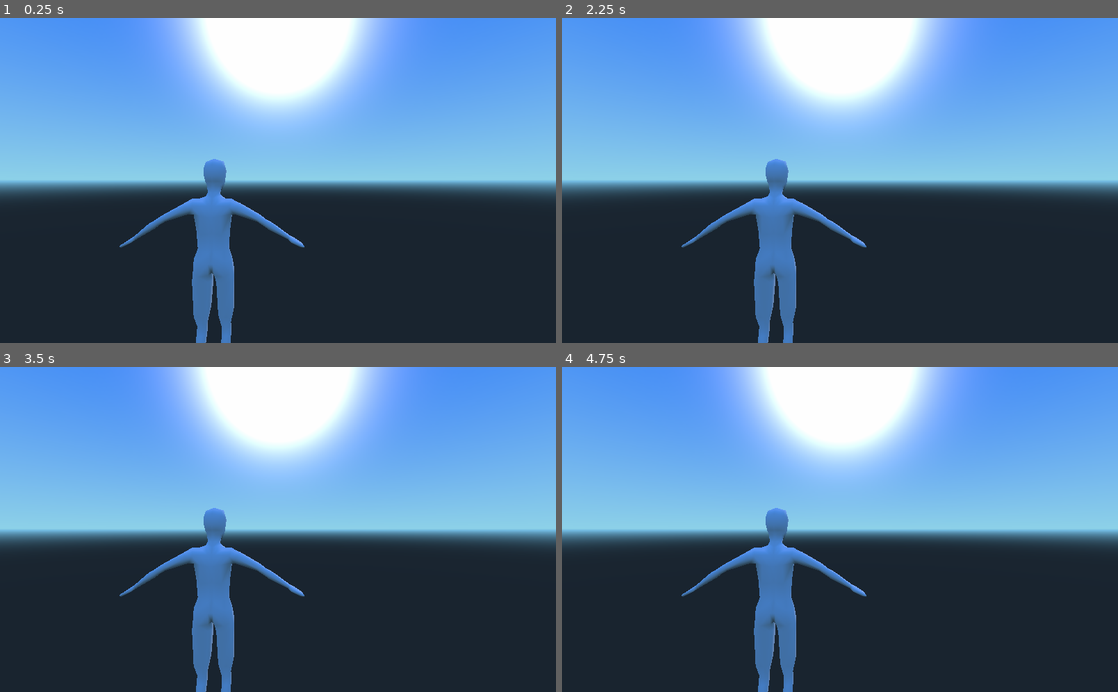
Above: before the commit, frames 1-4 (two rows, left to right).
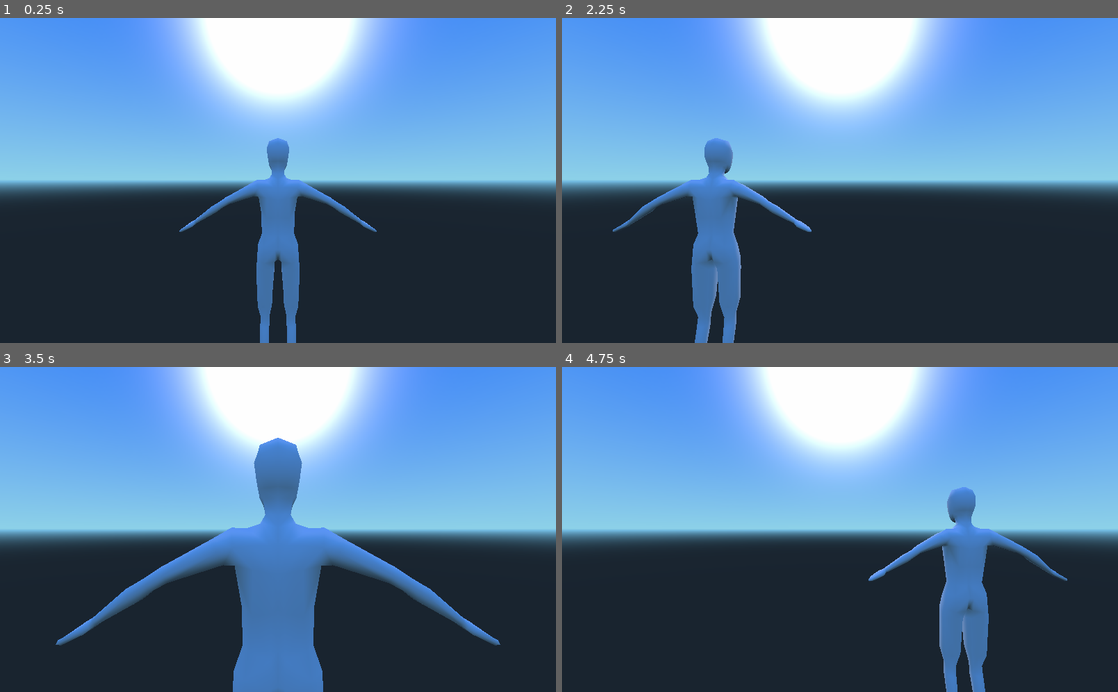
Above: after the commit, the same moments.

Repository: ostoru/gdl-jam
Game: Godot game, scene res://scenes/main.tscn
The game is run twice, just before and just after one commit, with the same random seed, the same clock (stepped at 60 frames per second) and the same inputs.
Inputs (mouse positions are in pixels of both pictures, inside the frame that each line leads up to):
- Up to frame 1 (0.25 s): no input
- Up to frame 2 (2.25 s): tap Enter at 0.5, 2 s; move the mouse to (962, 164) at 0.52 s; hold D (move_right, bound only after the commit) 0.53-1.28 s; tap Space at 1.25 s; move the mouse to (728, 196) at 1.27 s; hold S (move_backwards, bound only after the commit) 1.28-2.03 s; move the mouse to (895, 109) at 2.02 s; hold D (move_right, bound only after the commit) from 2.03 s (still down)
- Up to frame 3 (3.5 s): tap Space at 2.75 s; move the mouse to (250, 594) at 2.77 s; release D (move_right, bound only after the commit) at 2.78 s; hold W (move_forward, bound only after the commit) from 2.78 s (still down)
- Up to frame 4 (4.75 s): tap Enter at 3.5 s; move the mouse to (1006, 578) at 3.52 s; release W (move_forward, bound only after the commit) at 3.53 s; hold A (move_left, bound only after the commit) from 3.53 s (still down); tap Space at 4.25 s; move the mouse to (673, 480) at 4.27 s

The runs differ from the first frame. In frame 1, 7.4% of the frame differs, in the area x 21-68%, y 36-100%; in frame 2, 8.2%; in frame 3, 15%, in the area x 10-90%, y 21-100%; in frame 4, 8.7%.

Commit message:
movement preparations

Diff:
--- a/game/project.godot
+++ b/game/project.godot
@@ -14,6 +14,17 @@
 run/main_scene="res://scenes/main.tscn"
 config/icon="res://icon.png"
 
+[input]
+
+move_left=[ Object(InputEventKey,"resource_local_to_scene":false,"resource_name":"","device":0,"alt":false,"shift":false,"control":false,"meta":false,"command":false,"pressed":false,"scancode":65,"unicode":0,"echo":false,"script":null)
+ ]
+move_right=[ Object(InputEventKey,"resource_local_to_scene":false,"resource_name":"","device":0,"alt":false,"shift":false,"control":false,"meta":false,"command":false,"pressed":false,"scancode":68,"unicode":0,"echo":false,"script":null)
+ ]
+move_forward=[ Object(InputEventKey,"resource_local_to_scene":false,"resource_name":"","device":0,"alt":false,"shift":false,"control":false,"meta":false,"command":false,"pressed":false,"scancode":87,"unicode":0,"echo":false,"script":null)
+ ]
+move_backwards=[ Object(InputEventKey,"resource_local_to_scene":false,"resource_name":"","device":0,"alt":false,"shift":false,"control":false,"meta":false,"command":false,"pressed":false,"scancode":83,"unicode":0,"echo":false,"script":null)
+ ]
+
 [rendering]
 
 environment/default_environment="res://default_env.tres"
--- a/game/scenes/characters/human.gd
+++ b/game/scenes/characters/human.gd
@@ -1,4 +1,36 @@
 extends RigidBody
 
 func _ready():
+	set_process_input(true)
 	pass
+
+
+func _input(event):
+	if event is InputEventMouseMotion:
+		pass
+
+var offset_distance = 0
+func _physics_process(delta):
+	var yaw_offset = Vector3()
+	if Input.is_action_pressed("move_left"):
+		yaw_offset.x = 1
+		offset_distance += .01
+	elif Input.is_action_pressed("move_right"):
+		yaw_offset.x = -1
+		offset_distance += .01
+	else:
+		offset_distance -= .01
+	if Input.is_action_pressed("move_forward"):
+		yaw_offset.z = 1
+		offset_distance += .01
+	elif Input.is_action_pressed("move_backwards"):
+		yaw_offset.z = -1
+		offset_distance += .01
+	else:
+		offset_distance -= .01
+	offset_distance = max(.5,min(.1,offset_distance))
+	yaw_offset = yaw_offset.normalized()
+	$yaw.set_translation(($yaw.get_translation() - yaw_offset) * offset_distance)
+
+func _integrate_forces(state):
+	$yaw.get_global_transform().origin - $".".get_global_transform().origin
--- a/game/scenes/characters/human.tscn
+++ b/game/scenes/characters/human.tscn
@@ -14,7 +14,7 @@
 input_capture_on_drag = false
 collision_layer = 1
 collision_mask = 1
-mode = 0
+mode = 2
 mass = 1.0
 friction = 1.0
 bounce = 0.0
@@ -39,6 +39,7 @@
 
 [node name="col" type="CollisionShape" parent="." index="0"]
 
+editor/display_folded = true
 transform = Transform( 1, 0, 0, 0, -2.98023e-08, 1, 0, -1, -2.98023e-08, 0, 0, 0 )
 shape = SubResource( 1 )
 disabled = false
@@ -47,11 +48,17 @@
 
 transform = Transform( 1, 0, 0, 0, -4.37114e-08, -1, 0, 1, -4.37114e-08, 0, 2.98023e-08, -1 )
 
-[node name="cam base" type="Spatial" parent="." index="1"]
+[node name="yaw" type="Spatial" parent="." index="1"]
 
-transform = Transform( 1, 0, 0, 0, 1, 0, 0, 0, 1, 0.552979, 0.794189, 2 )
+_sections_unfolded = [ "Transform" ]
 
-[node name="Camera" type="Camera" parent="cam base" index="0"]
+[node name="pitch" type="Spatial" parent="yaw" index="0"]
+
+[node name="cam base" type="Spatial" parent="yaw/pitch" index="0"]
+
+transform = Transform( 1, 0, 0, 0, 1, 0, 0, 0, 1, 0, 0.636785, 1.87266 )
+
+[node name="camera" type="Camera" parent="yaw/pitch/cam base" index="0"]
 
 keep_aspect = 1
 cull_mask = 1048575
